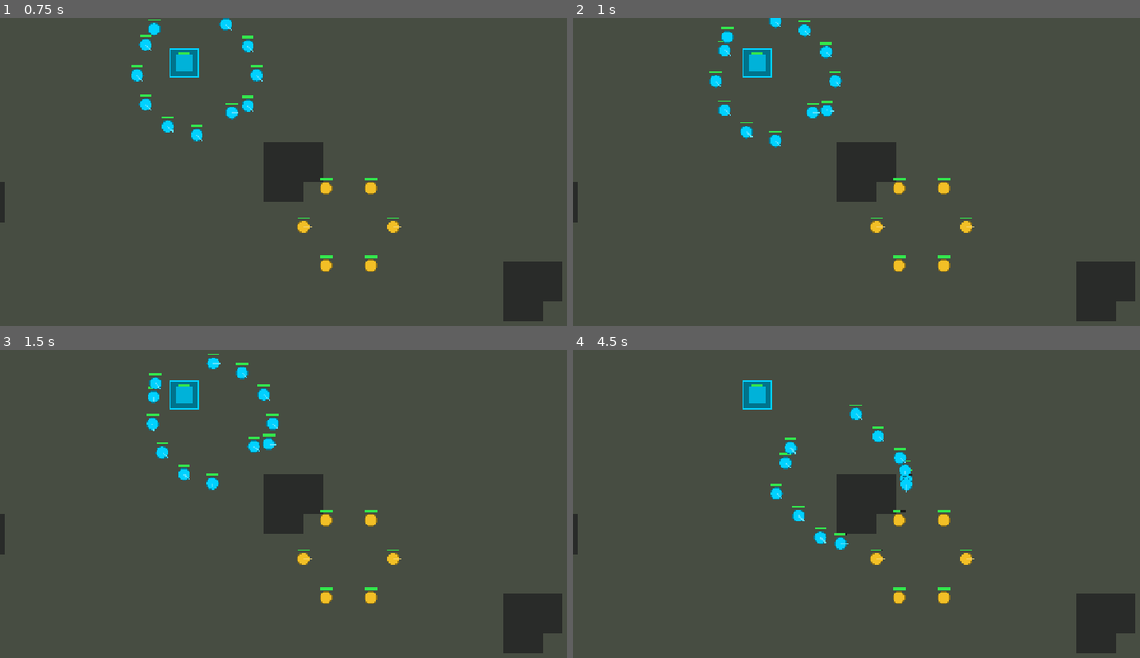
Above: before the commit, frames 1-4 (two rows, left to right).
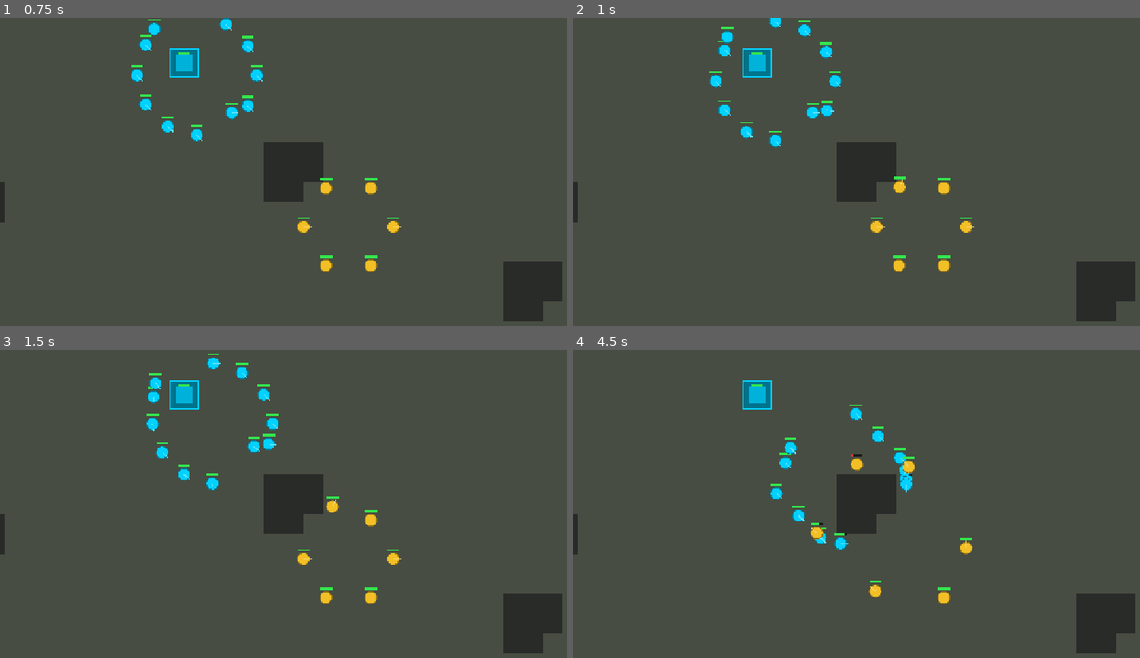
Above: after the commit, the same moments.

Repository: CWatt250/vibe-command
Game: Godot game, scene res://scenes/Main.tscn
The game is run twice, just before and just after one commit, with the same random seed, the same clock (stepped at 60 frames per second) and the same inputs.
Inputs (mouse positions are in pixels of both pictures, inside the frame that each line leads up to):
- Up to frame 1 (0.75 s): tap Enter at 0.5 s; move the mouse to (459, 178) at 0.52 s; tap Shift at 0.6 s; click (459, 178) at 0.67 s
- Up to frame 2 (1 s): no input
- Up to frame 3 (1.5 s): drag from (192, 547) to (289, 599) at 1.27 s
- Up to frame 4 (4.5 s): move the mouse to (952, 451) at 2.02 s; tap Shift at 2.1, 3.6 s; click (952, 451) at 2.17 s; drag from (862, 599) to (697, 476) at 2.77 s; move the mouse to (1083, 584) at 3.52 s; click (1083, 584) at 3.67 s; drag from (697, 476) to (794, 439) at 4.27 s

Frame 1 is identical in both runs. In frame 2, less than 0.1% of the frame differs, in the area x 56-59%, y 51-58%; in frame 3, 0.2%; in frame 4, 0.9%, in the area x 41-71%, y 33-83%.

Commit message:
Phase 1 verify: fix ATTACK order schema + add attack pursuit
- SelectionInput: emit 'targetEntityId' (was 'targetId') to match _issue_attack
- CombatSystem: chase target when out of firing range (attack pursuit)
- Verified: MOVE forms up (separation 23), ATTACK pursues 300+ units and destroys FC-U01
- Core combat test still 6 PASS / 0 FAIL

Diff:
--- a/gameplay/systems/CombatSystem.gd
+++ b/gameplay/systems/CombatSystem.gd
@@ -34,9 +34,22 @@
 		if target == null or not target.alive:
 			w.current_target_id = -1
 			continue
+		# 2b. If the target is out of firing range, chase it (attack pursuit). Only re-path
+		#     when not already moving, to avoid repathing every tick.
+		if not w.target_in_range(target.position, e.position):
+			if e.movement != null and not e.movement.is_moving() and not e.movement.reached_goal(e.position):
+				_chase(e, target)
 		# 3. Fire when in range and cooldown ready.
 		if w.can_fire() and w.target_in_range(target.position, e.position):
 			_resolve_fire(e, w, target)
+
+func _chase(e: Entity, target: Entity) -> void:
+	# Path toward the target so the attacker closes to firing range.
+	if sim.grid_map == null:
+		return
+	var dst := sim.grid_map.find_path(e.position, target.position, e.movement.path_layer == "air")
+	if dst.size() > 0:
+		e.movement.set_path(dst, target.position)
 
 ## Acquire the highest-scoring valid enemy target within acquisition radius.
 func _acquire_target(e: Entity) -> int:
--- a/presentation/SelectionInput.gd
+++ b/presentation/SelectionInput.gd
@@ -102,7 +102,7 @@
 	var target_id := _unit_at_world(world_pos)
 	var orders: Array = []
 	if target_id >= 0 and sim.entities.get(target_id) != null and sim.entities.get(target_id).faction_id != sim.selected_faction:
-		orders.append({"type": "ATTACK", "entityIds": ids, "targetId": target_id})
+		orders.append({"type": "ATTACK", "entityIds": ids, "targetEntityId": target_id})
 	else:
 		orders.append({"type": "MOVE", "entityIds": ids, "targetPosition": world_pos})
 	orders_issued.emit(orders)
Binary file added: docs/screenshot_combat.png
Binary file added: docs/screenshot_standoff.png
Not shown, changed: .gitignore
